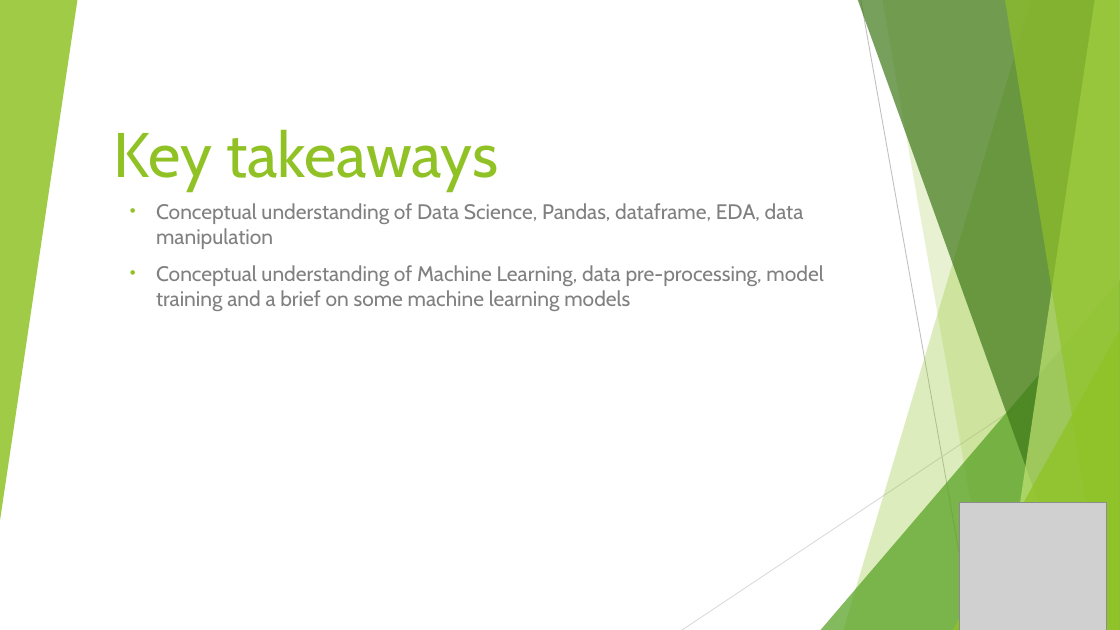
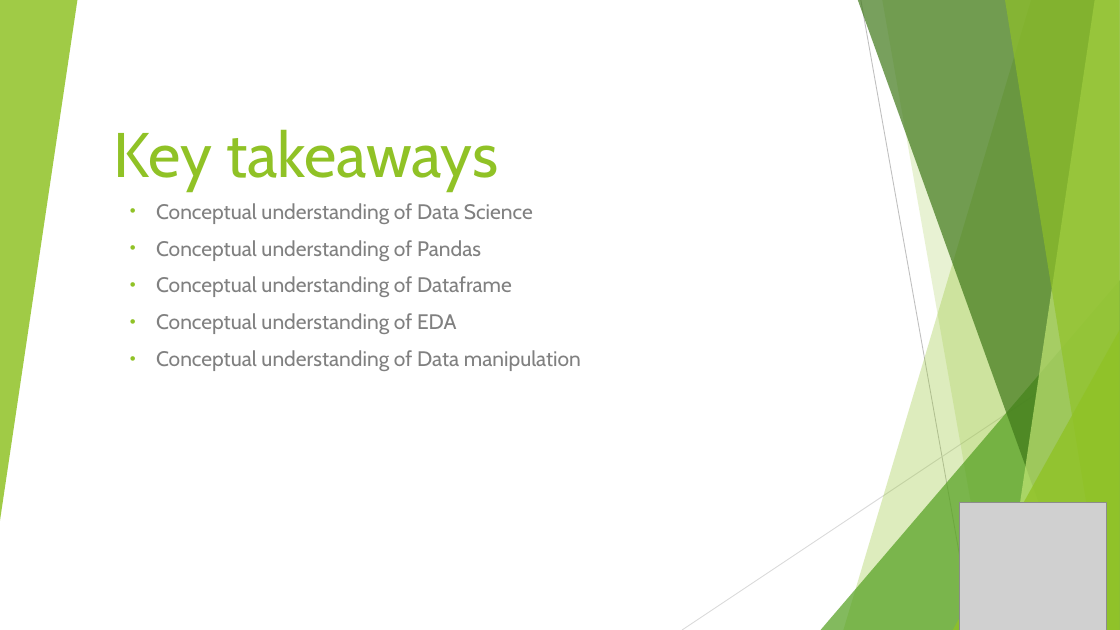
Before and after one commit to Tirtharaj-1111/wolftech-learning-tirtharaj, a slide deck: slide 3 of data-science-adv-python/Data Science w Advanced Python.pptx. Drawn at 1120x630 pixels with LibreOffice and Linux fonts; fonts in the diff are those of the drawing; grey boxes stand for pictures. Boxes give left, top, right and bottom in pixels: in the first picture for what was removed or moved away, otherwise in the second. Text is boxed around its words. In the diff, an @@ line names an element or a change of style, - is before the commit and + after.

Commit message:
Data Science w/ Adv. Python docs-update4

```diff
--- a/data-science-adv-python/Data Science w Advanced Python.pptx
+++ b/data-science-adv-python/Data Science w Advanced Python.pptx
@@ text at [156, 203, 581, 371]: text changed @@
-• Conceptual understanding of Data Science, Pandas, dataframe, EDA, data manipulation
-• Conceptual understanding of Machine Learning, data pre-processing, model training and a brief on some machine learning models
+• Conceptual understanding of Data Science
+• Conceptual understanding of Pandas
+• Conceptual understanding of Dataframe
+• Conceptual understanding of EDA
+• Conceptual understanding of Data manipulation
```
